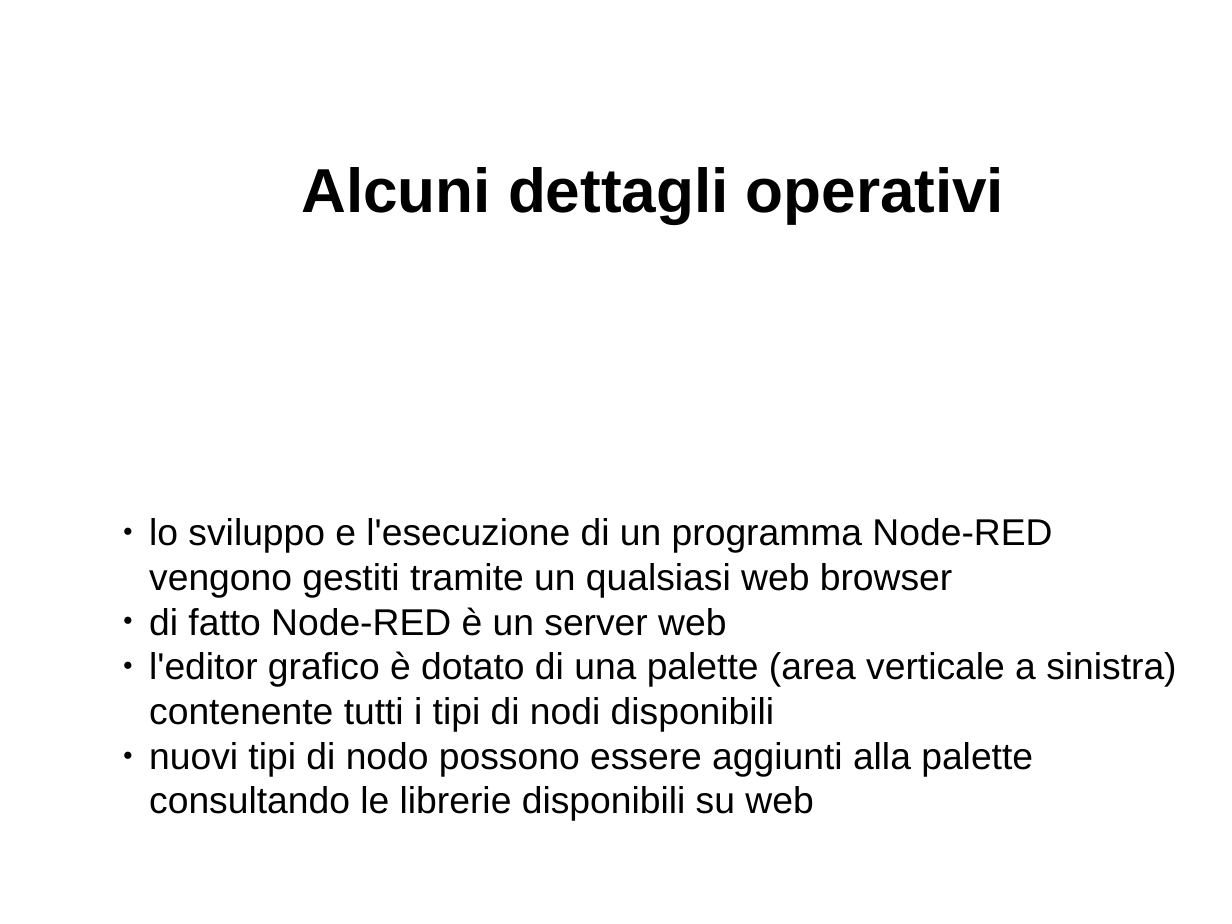
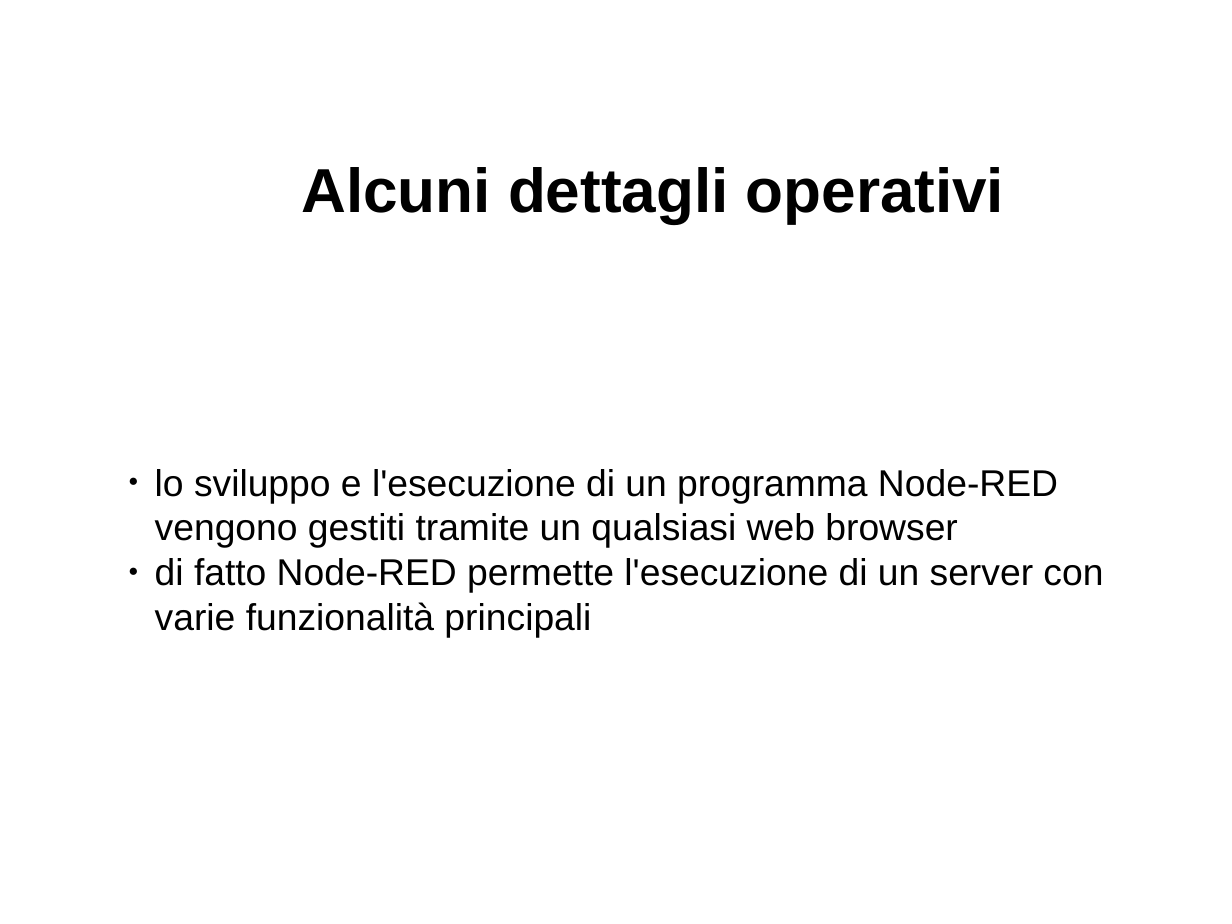
Before and after one commit to davideancona/minicorsiRAISE, a slide deck: slide 6 of iot/NodeRED.odp. Drawn at 1232x924 pixels with LibreOffice and Linux fonts; fonts in the diff are those of the drawing. Boxes give left, top, right and bottom in pixels: in the first picture for what was removed or moved away, otherwise in the second. Text is boxed around its words. In the diff, an @@ line names an element or a change of style, - is before the commit and + after.

```diff
--- a/iot/NodeRED.odp
+++ b/iot/NodeRED.odp
@@ text "lo sviluppo e l'esecuzione di ..." moved from (x1=149, y1=518, x2=1176, y2=821) to (x1=155, y1=469, x2=1103, y2=638) @@
@@ text at (x1=155, y1=558, x2=1103, y2=638): text changed @@
-● di fatto Node-RED è un server web
-● l'editor grafico è dotato di una palette (area verticale a sinistra) contenente tutti i tipi di nodi disponibili
-● nuovi tipi di nodo possono essere aggiunti alla palette consultando le librerie disponibili su web
+● di fatto Node-RED permette l'esecuzione di un server con varie funzionalità principali
```
Also in this commit, not shown: 2 other slides changed, 5 slides added, 6 slides removed, 2 other files.
